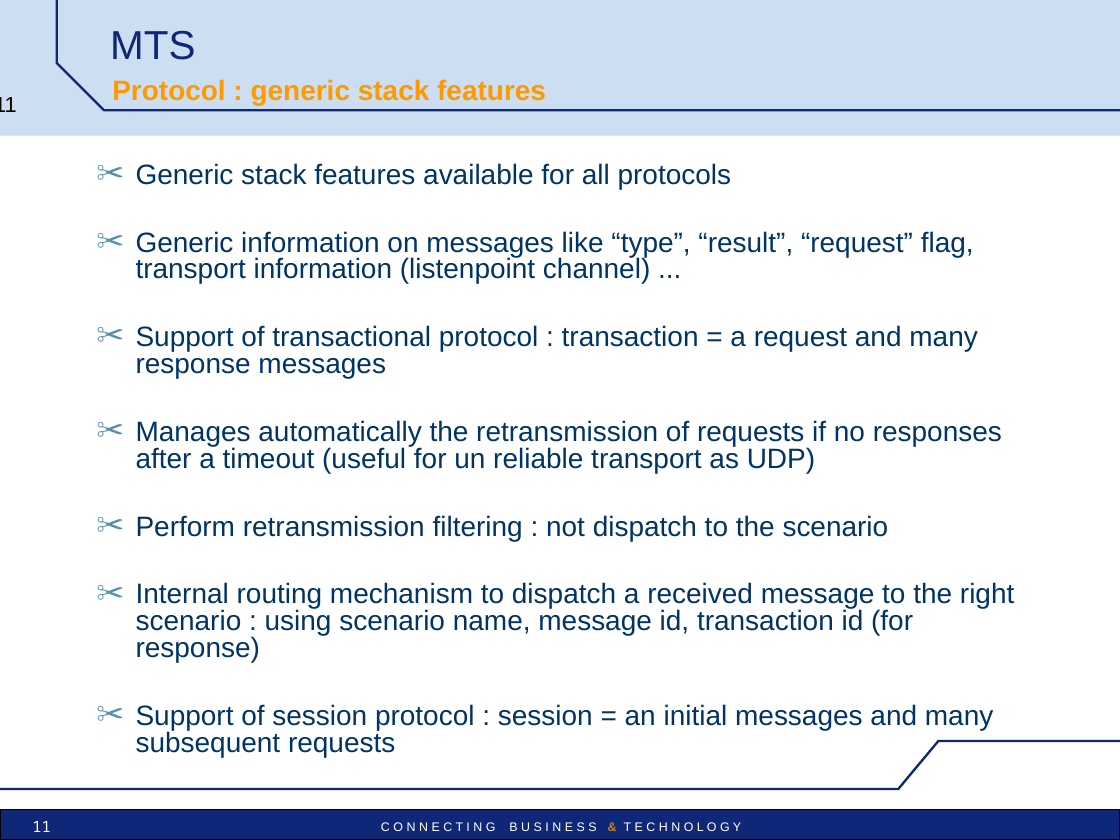
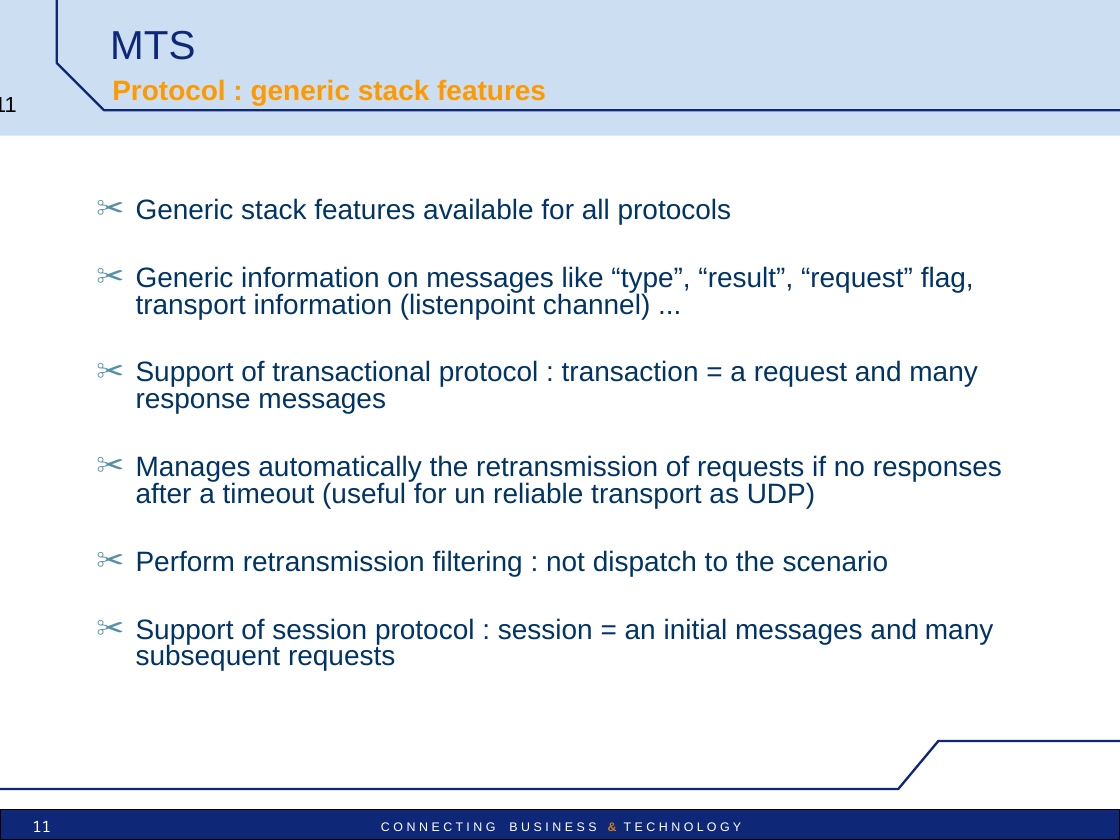
Before and after one commit to vu3mmg/mts-project, a slide deck: slide 11 of trunk/mts/src/main/doc/MTS_pres_technical.ppt. Drawn at 1120x840 pixels with LibreOffice and Linux fonts; fonts in the diff are those of the drawing; background and template pictures are left out. Boxes give left, top, right and bottom in pixels: in the first picture for what was removed or moved away, otherwise in the second. Text is boxed around its words. In the diff, an @@ line names an element or a change of style, - is before the commit and + after.

```diff
--- a/trunk/mts/src/main/doc/MTS_pres_technical.ppt
+++ b/trunk/mts/src/main/doc/MTS_pres_technical.ppt
@@ text "Generic stack features available for ...": place and size @@
-text "Generic stack features available for ..." at box(136, 163, 1014, 757)
+text "Generic stack features available for ..." at box(136, 198, 1002, 671)
@@ text at box(136, 582, 1014, 662): paragraph removed @@
-✂ Internal routing mechanism to dispatch a received message to the right scenario : using scenario name, message id, transaction id (for response)
```
Also in this commit, not shown: 1 other slide changed.
